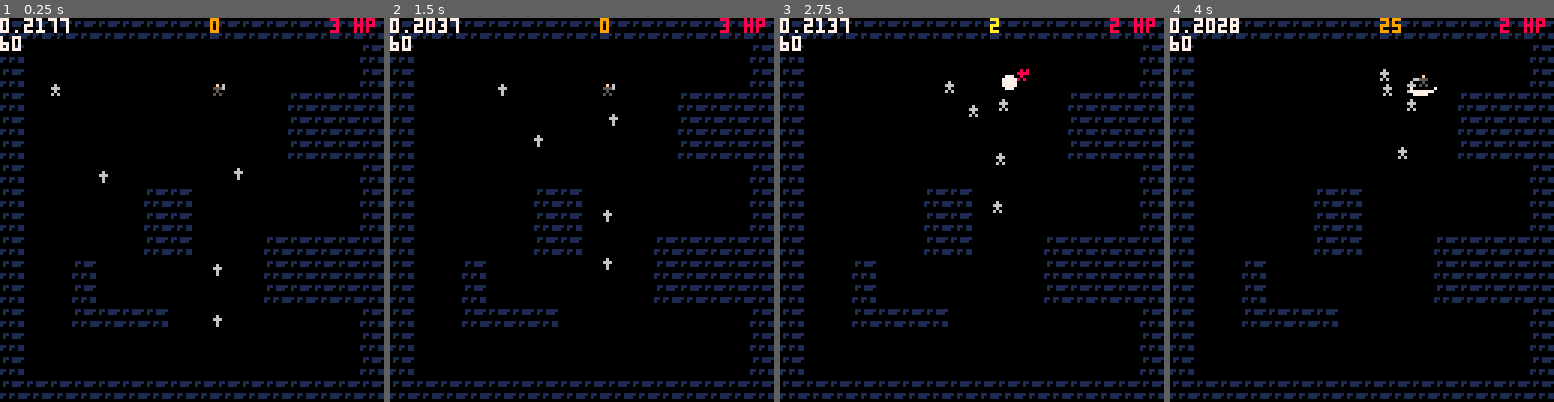
Above: before the commit, frames 1-4 (left to right).
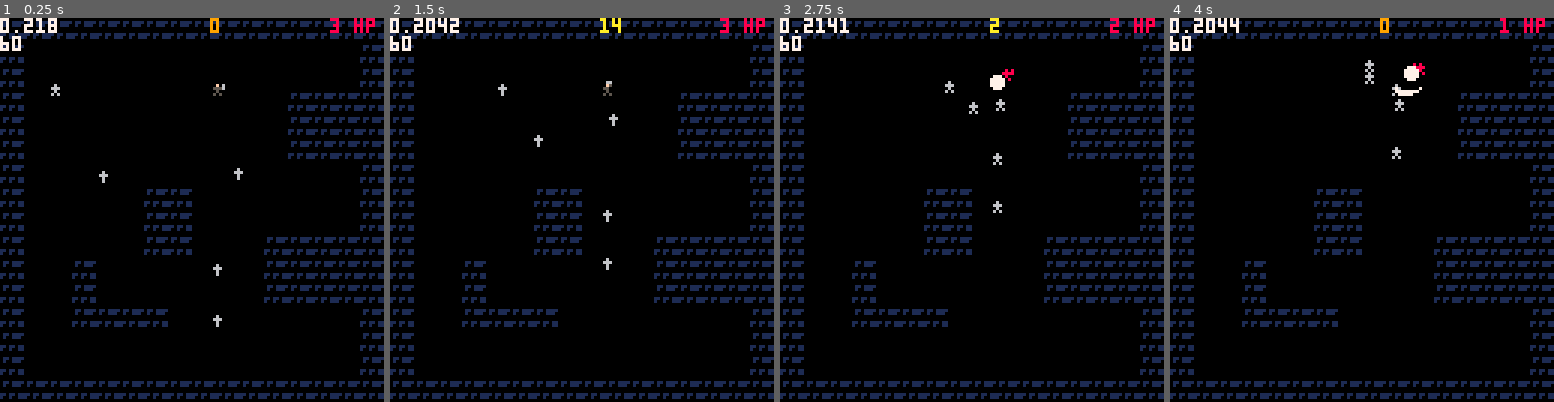
Above: after the commit, the same moments.

Repository: ironchestgames/pico-8-carts
Game: PICO-8 cartridge epicevilender.p8
The game is run twice, just before and just after one commit, with the same random seed, the same clock (stepped at 60 frames per second) and the same inputs.
Inputs:
- Up to frame 1 (0.25 s): no input
- Up to frame 2 (1.5 s): tap X (X key) at 0.33, 1.07 s; tap O (Z key) at 0.7 s
- Up to frame 3 (2.75 s): hold Right 1.6-2.1 s; tap O (Z key) at 1.7, 2.1, 2.5 s; tap X (X key) at 1.85 s; hold Up 2.15-2.42 s; hold Right from 2.47 s (still down)
- Up to frame 4 (4 s): tap O (Z key) at 2.9, 3.3, 3.7 s; tap X (X key) at 2.97 s; release Right at 3.03 s; hold Left 3.08-3.58 s; hold Down 3.63-3.97 s

The runs differ from the first frame. In frame 1, less than 0.1% of the frame differs, in the area x 12-18%, y 0-4%; in frame 2, 0.3%; in frame 3, 0.6%; in frame 4, 0.9%, in the area x 12-89%, y 0-37%.

Commit message:
epicevilender - addded firebolt skill back in

Diff:
--- a/epicevilender.p8
+++ b/epicevilender.p8
@@ -335,37 +335,31 @@
  end,
 }
 
--- fireboltskill={
---  preperformdur=40,
---  postperformdur=0,
---  counter=30,
---  hasinput=false,
---  update=function(skill,user)
---   if skill.counter > 0 then
---    skill.counter-=1
---   end
---   if skill.hasinput and skill.counter <= 0 then
---    add(attacks,createattack({
---     x=user.x+cos(user.a)*4,
---     y=user.y+sin(user.a)*4,
---     halfw=1,
---     halfh=1,
---     dx=cos(user.a)*2,
---     dy=sin(user.a)*2,
---     damage=2,
---     targetcount=1,
---     -- todo: add effect
---    }))
-
---    -- reset skill
---    skill.hasinput=false
-
---    -- set user to recover
---    user.state='recovering'
---    user.state_counter=skill.postperformdur
---   end
---  end,
--- }
+fireboltskill={
+ preperformdur=40,
+ postperformdur=0,
+ perform=function(skill,user)
+  local x=user.x+cos(user.a)*4
+  local y=user.y+sin(user.a)*4
+
+  add(attacks,createattack({
+   x=x,
+   y=y,
+   halfw=1,
+   halfh=1,
+   state_counter=1000,
+   dx=cos(user.a)*1.2,
+   dy=sin(user.a)*1.2,
+   damage=2,
+   targetcount=1,
+   frames={
+    currentframe=1,
+    {47,20,3,3, -0.5,-0.5},
+   }
+  }))
+
+ end,
+}
 
 
 curenemyidx=1
@@ -399,6 +393,7 @@
      state='idling',
      skill1=swordattackskill,
      skill2=fireboltskill,
+     currentskill=nil,
      ispreperform=false,
      frames={
       currentframe=1,
@@ -481,6 +476,7 @@
      avatar.state == 'moving') then
 
   avatar.state='attacking'
+  avatar.currentskill=avatar.skill1
   avatar.ispreperform=true
 
   avatar.state_counter=avatar.skill1.preperformdur
@@ -489,20 +485,23 @@
   sword.frames.currentframe=1
  end
 
- -- if btn(5) and
- --    (avatar.state == 'idling' or
- --     avatar.state == 'moving') then
- --  avatar.skill2.hasinput=true
- --  avatar.skill2.counter=avatar.skill2.preperformdur
-
- --  avatar.state_counter=avatar.skill2.counter
- --  avatar.state='attacking'
- -- end
+ if btn(5) and
+    (avatar.state == 'idling' or
+     avatar.state == 'moving') then
+
+  avatar.state='attacking'
+  avatar.currentskill=avatar.skill2
+  avatar.ispreperform=true
+
+  avatar.state_counter=avatar.skill2.preperformdur
+
+  avatar.frames.currentframe=1
+  sword.frames.currentframe=1
+ end
 
  -- consider avatar current state
  do
   local actor=avatar
-  local skill=avatar.skill1
 
   -- count down
   if actor.state_counter > 0 then
@@ -526,6 +525,8 @@
    -- update skills
    if actor.state_counter <= 0 then
     if actor.ispreperform == true then
+
+     local skill=avatar.currentskill
      skill.perform(skill,actor)
 
      -- set actor to postperform
@@ -551,6 +552,7 @@
   -- go to idling
   elseif actor.state_counter <= 0 then
    actor.state='idling'
+   avatar.currentskill=nil
   end
  end
 
@@ -986,9 +988,23 @@
   end
  end
 
- -- draw attacks, note: this is only for debug
- if isdebug then
-  for attack in all(attacks) do
+ -- draw attacks
+ for attack in all(attacks) do
+
+  if attack.frames then
+   local frame=attack.frames[attack.frames.currentframe]
+   sspr(
+    frame[1],
+    frame[2],
+    frame[3],
+    frame[4],
+    attack.x+frame[5],
+    attack.y+frame[6],
+    frame[3],
+    frame[4])
+  end
+
+  if isdebug then
    rectfill(
     attack.x-attack.halfw,
     attack.y-attack.halfh,
@@ -1137,8 +1153,8 @@
 66666600000000000000000000000000000000000000000000000000000000000000000000000000000000000000000000000000000000000000000000000000
 06006000000000000000000000000000000000000000000000000000000000000000000000000000000000000000000000000000000000000000000000000000
 60606000000000000000000000000000000000000000000000000000000000000000000000000000000000000000000000000000000000000000000000000000
-07000070777700007777077777000070000700888007770000000000000000000000000000000000000000000000000000000000000000000000000000000000
-00700700007770077700777777770700000078888877777000000000000000000000000000000000000000000000000000000000000000000000000000000000
+07000070777700007777077777000070000700888007770ee0000000000000000000000000000000000000000000000000000000000000000000000000000000
+00700700007770077700777777770700000078888877777ee0000000000000000000000000000000000000000000000000000000000000000000000000000000
 00700700000777777000700000007700000078888877777000000000000000000000000000000000000000000000000000000000000000000000000000000000
 00777700000770077000700000007770000778888877777000000000000000000000000000000000000000000000000000000000000000000000000000000000
 00777700000000000000777777770777777770888007770000000000000000000000000000000000000000000000000000000000000000000000000000000000
Not shown, changed: epicevilender.png
